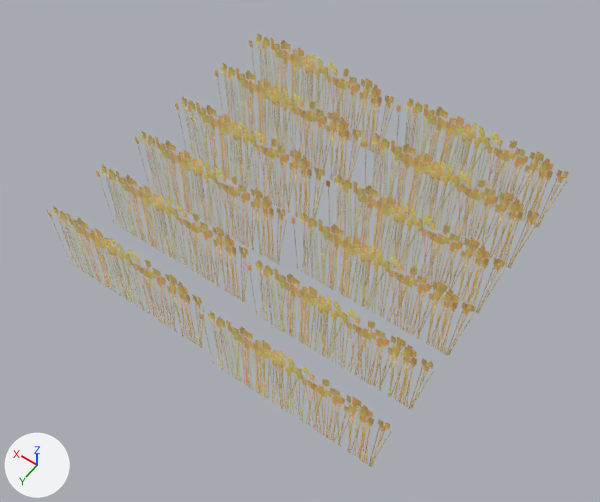
The glTF model game/data/meshes/props/Crop_Wheat_1.gltf: old version first, new version second.
The view is the same before and after, from a camera (50 mm lens) standing at (-3.14, 4.54, 7.0) and looking at (-0.09, 0.28, 0.31). Every picture has the same lights, and +X, +Y and +Z are marked at lower left. The first picture is the older version.

Objects in the first picture: 'Crop_Wheat_1'.
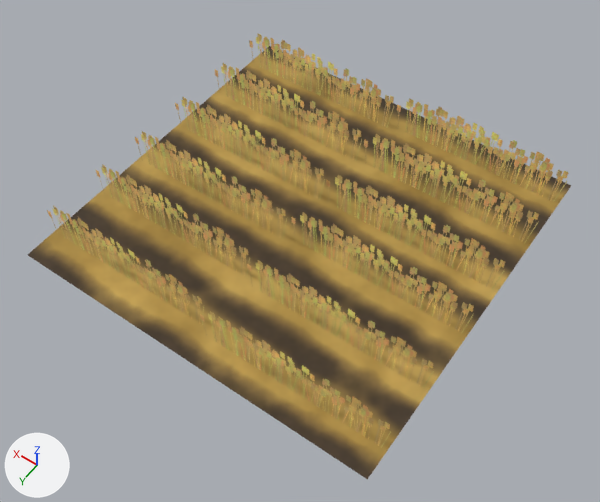
Changed parts and their boxes [x1, y1, x2, y2] in the pictures (600 x 502 px):
'Crop_Wheat_1', reshaped
    before: [47, 34, 568, 467]
    after: [28, 34, 571, 479]
part 1 of me_crop_wheat_1, added (brown)
    after: [28, 46, 571, 479]

The edits, one by one:
Picture 'T_Decor_Crop_Top_Wheat_ORM.png' (img_t_decor_crop_top_wheat_orm_png) is new.
Picture 'T_Decor_Crop_Top_Wheat_BaseColor.png' (img_t_decor_crop_top_wheat_basecolor_png) is new.
Picture 'T_Decor_Crop_Top_Wheat_Normal.png' (img_t_decor_crop_top_wheat_normal_png) is new.
Material 'MI_Decor_Crop_Top_Wheat' (mat_mi_decor_crop_top_wheat) is new.
Uses the picture img_t_decor_crop_top_wheat_basecolor_png.
Uses the picture img_t_decor_crop_top_wheat_normal_png.
Uses the picture img_t_decor_crop_top_wheat_orm_png.
me_crop_wheat_1 is used by ob_crop_wheat_1; location (0.0, 0.0, 0.0).
Verts and faces of me_crop_wheat_1; kept vertices keep their numbers, new ones are numbered from 48.
me_crop_wheat_1 had 48 vertices, 24 faces and spanned x -2.0..2.0, y -1.67..1.7, z 0.0..1.06.
me_crop_wheat_1 now has 52 vertices, 26 faces and spans x -2.0..2.0, y -2.0..2.0, z 0.0..1.06.
Part 1, on me_crop_wheat_1:
New vertex 48 is at (-2.0, -2.0, 0.47), pixel (571, 185).
New vertex 49 is at (2.0, -2.0, 0.47), pixel (269, 46).
New vertex 50 is at (2.0, 2.0, 0.47), pixel (27, 254).
New vertex 51 is at (-2.0, 2.0, 0.47), pixel (367, 479).
New faces: (48, 49, 50), (48, 50, 51) (mat_mi_decor_crop_top_wheat).
me_crop_wheat_1 gains material mat_mi_decor_crop_top_wheat.
